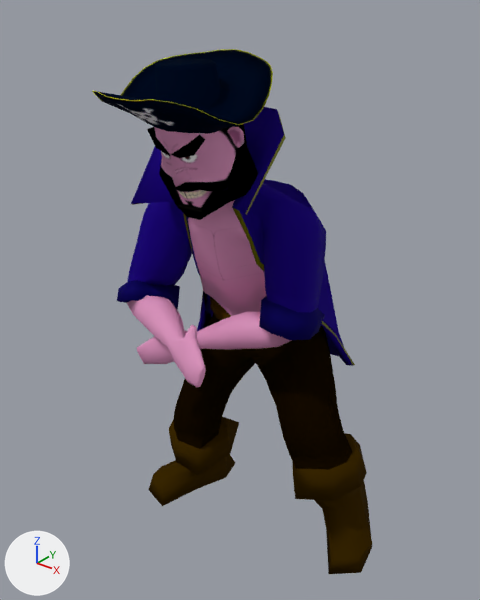
An edit to the OBJ model assets/Animacion/Pirata/Celebracion/PirataCelebracion_000205.obj, drawn before and after from the same camera.
Camera for both pictures: a camera (50 mm lens) standing at (4.84, -6.0, 7.35) and looking at (-0.03, 0.08, 3.58). Every picture has the same lights, and +X, +Y and +Z are marked at lower left. Where no turn or scale is listed for an object, it has been applied to the vertices.

The scene before the commit, as lines of its bpy script (objects in view):
```python
me_pirata_piratah = bpy.data.meshes.new('Pirata_PirataH')
me_pirata_piratah.from_pydata(...)  # 1340 vertices, 1341 faces; spans x -1.48..2.06, y -1.74..1.54, z 0.05..6.63
me_pirata_piratah.materials.append(mat_piratamat)
ob_pirata_piratah = bpy.data.objects.new('Pirata_PirataH', me_pirata_piratah)
ob_pirata_piratah.location = (0.0, 0.0, 0.0)
```
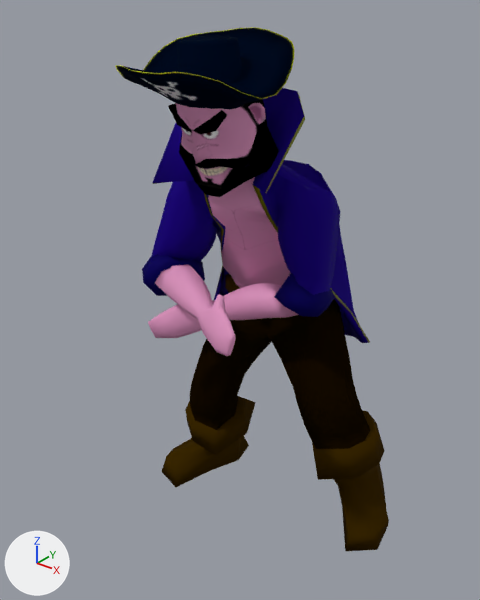
Where the change shows, as pixel boxes (x1, y1, x2, y2) in the pictures (480 x 600 px; the box of a moved part takes in the faces that stretch with it):
'Pirata_PirataH', reshaped
    before: (92, 49, 372, 574)
    after: (115, 27, 389, 551)
part 1 of me_pirata_piratah, moved or reshaped
    before: (92, 49, 273, 134)
    after: (115, 27, 294, 110)
part 2 of me_pirata_piratah, moved or reshaped
    before: (117, 107, 372, 574)
    after: (142, 88, 389, 551)

Diff of the bpy script that builds the scene:
```diff
--- a/assets/Animacion/Pirata/Celebracion/PirataCelebracion_000205.obj.py
+++ b/assets/Animacion/Pirata/Celebracion/PirataCelebracion_000205.obj.py
@@ me_pirata_piratah @@
 # used by ob_pirata_piratah; location = (0.0, 0.0, 0.0)
-me_pirata_piratah.from_pydata(...)  # 1340 vertices, 1341 faces; spans x -1.48..2.06, y -1.74..1.54, z 0.05..6.63
+me_pirata_piratah.from_pydata(...)  # 1340 vertices, 1341 faces; spans x -1.66..2.02, y -1.31..2.07, z 0.0..6.83
+# me_pirata_piratah part 1: the loose piece of 216 vertices spanning x -1.02..0.82, y -1.74..0.16, z 5.74..6.63 is scaled about its middle by 1.04, then moved by (-0.11, 0.47, 0.18)
+# me_pirata_piratah part 2: 1124 of 1340 vertices moved; they spanned x -1.48..2.06, y -1.58..1.54, z 0.05..6.37 and now span x -1.66..2.02, y -1.11..2.07, z 0.0..6.56; mean shift (-0.1, 0.5, 0.12); largest move (-0.86, -0.49, 3.43) -> (-0.91, 0.12, 3.85)
 me_pirata_piratah.materials.append(mat_piratamat)
```
